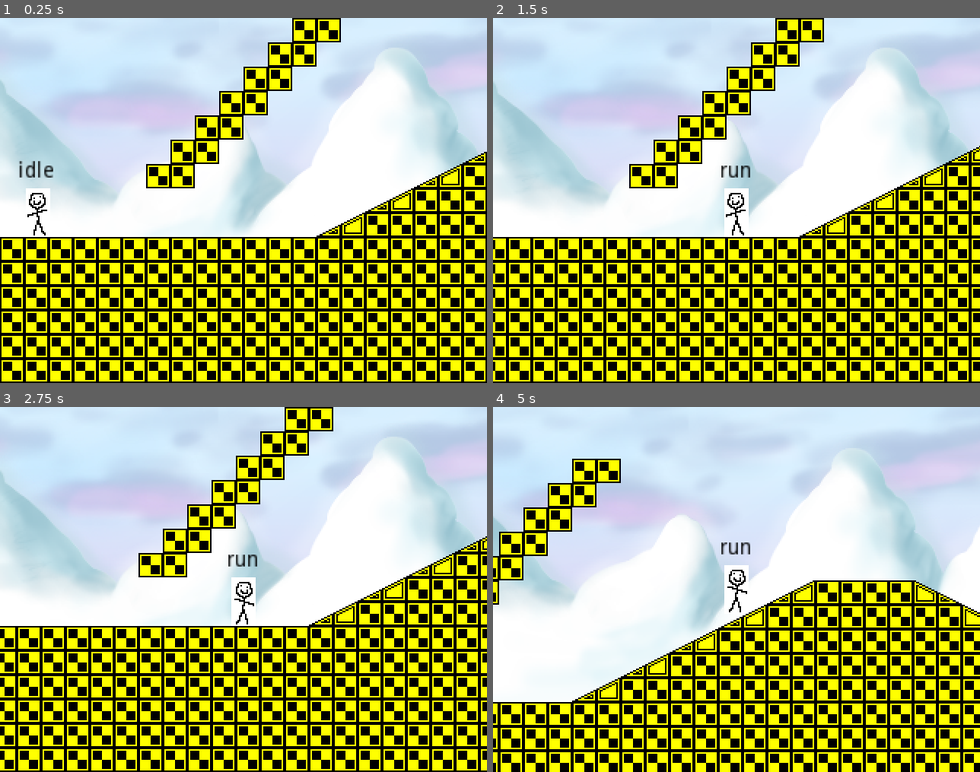
Above: before the commit, frames 1-4 (two rows, left to right).
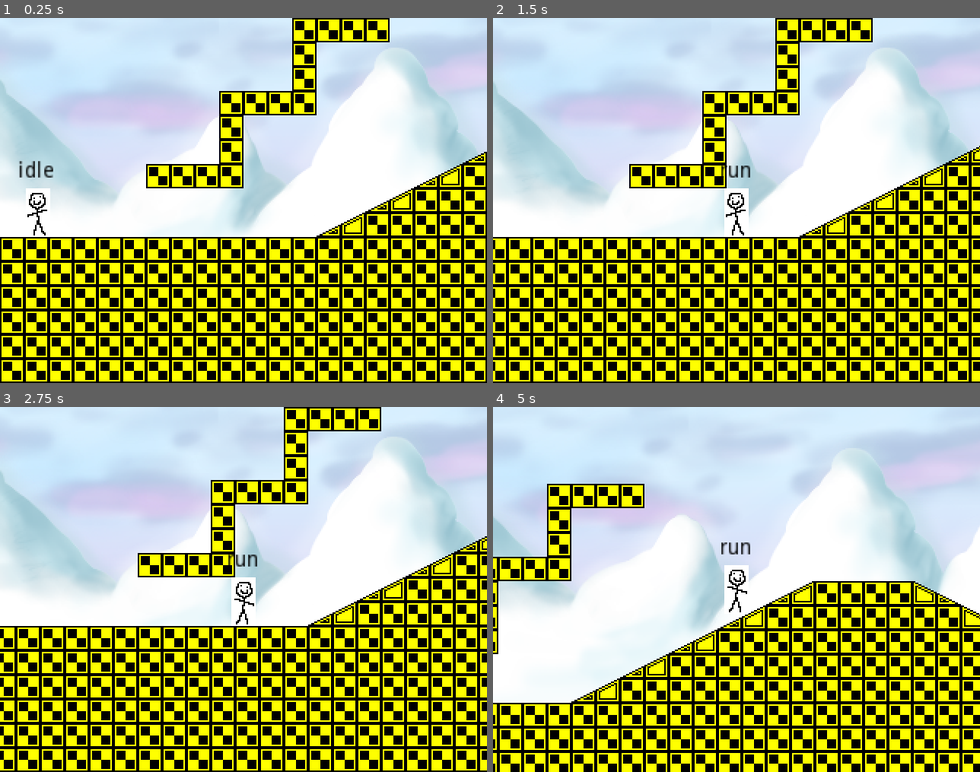
Above: after the commit, the same moments.

Repository: Alzter/RetroTux
Game: Godot game, scene res://Scenes/TestLevel.tscn
Two runs of this game, one before a commit and one after it. Both use one fixed random seed, a clock stepped at 60 frames per second and the inputs below.
Inputs:
- Up to frame 1 (0.25 s): no input
- Up to frame 2 (1.5 s): tap Enter at 0.5 s; hold Right (move_right) from 0.53 s (still down); tap X (jump) at 0.77 s
- Up to frame 3 (2.75 s): tap X (jump) at 1.52 s; release Right (move_right) at 2.03 s; hold Left (move_left) from 2.03 s (still down)
- Up to frame 4 (5 s): release Left (move_left) at 2.78 s; hold Right (move_right) 2.78-4.28 s; tap X (jump) at 3.02, 3.77, 4.52 s; hold Left (move_left) from 4.28 s (still down)

The runs differ from the first frame. In frame 1, 4.7% of the frame differs, in the area x 35-80%, y 0-47%; in frame 2, 4.7%; in frame 3, 9.5%; in frame 4, 12%, in the area x 0-100%, y 14-100%.

Commit message:
yknow what screw it clipping to the top of ledges?
it's a feature

totally how i intended it

Diff:
--- a/src/Scenes/Players/Player.gd
+++ b/src/Scenes/Players/Player.gd
@@ -22,7 +22,7 @@
 			snap = true
 
 func apply_velocity():
-	var snap_amount = Vector2(int(snap) * sprite.scale.x * -1, int(snap) * 6)
+	var snap_amount = Vector2(int(snap) * sprite.scale.x * -1, int(snap) * 5)
 	print(snap_amount)
 
 	was_on_floor = is_on_floor()
--- a/src/Scenes/TestLevel.tscn
+++ b/src/Scenes/TestLevel.tscn
@@ -203,7 +203,7 @@
 tile_set = SubResource( 11 )
 cell_size = Vector2( 16, 16 )
 format = 1
-tile_data = PoolIntArray( -655347, 0, 0, -655346, 0, 0, -589812, 0, 0, -589811, 0, 0, -524277, 0, 0, -524276, 0, 0, -458742, 0, 0, -458741, 0, 0, -393207, 0, 0, -393206, 0, 0, -393172, 2, 0, -393171, 0, 0, -393170, 0, 0, -393169, 0, 0, -393168, 0, 0, -393167, 3, 0, -327672, 0, 0, -327671, 0, 0, -327659, 9, 0, -327658, 8, 0, -327657, 0, 0, -327656, 0, 0, -327655, 0, 0, -327654, 0, 0, -327653, 6, 0, -327652, 7, 0, -327637, 2, 0, -327636, 0, 0, -327635, 0, 0, -327634, 0, 0, -327633, 0, 0, -327632, 0, 0, -327631, 0, 0, -327630, 3, 0, -262137, 0, 0, -262136, 0, 0, -262125, 9, 0, -262124, 8, 0, -262123, 0, 0, -262122, 0, 0, -262121, 0, 0, -262120, 0, 0, -262119, 0, 0, -262118, 0, 0, -262117, 0, 0, -262116, 0, 0, -262115, 6, 0, -262114, 7, 0, -262102, 2, 0, -262101, 0, 0, -262100, 0, 0, -262099, 0, 0, -262098, 0, 0, -262097, 0, 0, -262096, 0, 0, -262095, 0, 0, -262094, 0, 0, -262093, 3, 0, -196602, 0, 0, -196601, 0, 0, -196591, 9, 0, -196590, 8, 0, -1 …(6030 unchanged characters)…
+tile_data = PoolIntArray( -589812, 0, 0, -589811, 0, 0, -589810, 0, 0, -589809, 0, 0, -524276, 0, 0, -458740, 0, 0, -393207, 0, 0, -393206, 0, 0, -393205, 0, 0, -393204, 0, 0, -393172, 2, 0, -393171, 0, 0, -393170, 0, 0, -393169, 0, 0, -393168, 0, 0, -393167, 3, 0, -327671, 0, 0, -327659, 9, 0, -327658, 8, 0, -327657, 0, 0, -327656, 0, 0, -327655, 0, 0, -327654, 0, 0, -327653, 6, 0, -327652, 7, 0, -327637, 2, 0, -327636, 0, 0, -327635, 0, 0, -327634, 0, 0, -327633, 0, 0, -327632, 0, 0, -327631, 0, 0, -327630, 3, 0, -262135, 0, 0, -262125, 9, 0, -262124, 8, 0, -262123, 0, 0, -262122, 0, 0, -262121, 0, 0, -262120, 0, 0, -262119, 0, 0, -262118, 0, 0, -262117, 0, 0, -262116, 0, 0, -262115, 6, 0, -262114, 7, 0, -262102, 2, 0, -262101, 0, 0, -262100, 0, 0, -262099, 0, 0, -262098, 0, 0, -262097, 0, 0, -262096, 0, 0, -262095, 0, 0, -262094, 0, 0, -262093, 3, 0, -196602, 0, 0, -196601, 0, 0, -196600, 0, 0, -196599, 0, 0, -196591, 9, 0, -196590, 8, 0, -1 …(6030 unchanged characters)…
 
 [node name="Player" parent="." instance=ExtResource( 2 )]
 position = Vector2( 25, -29 )
